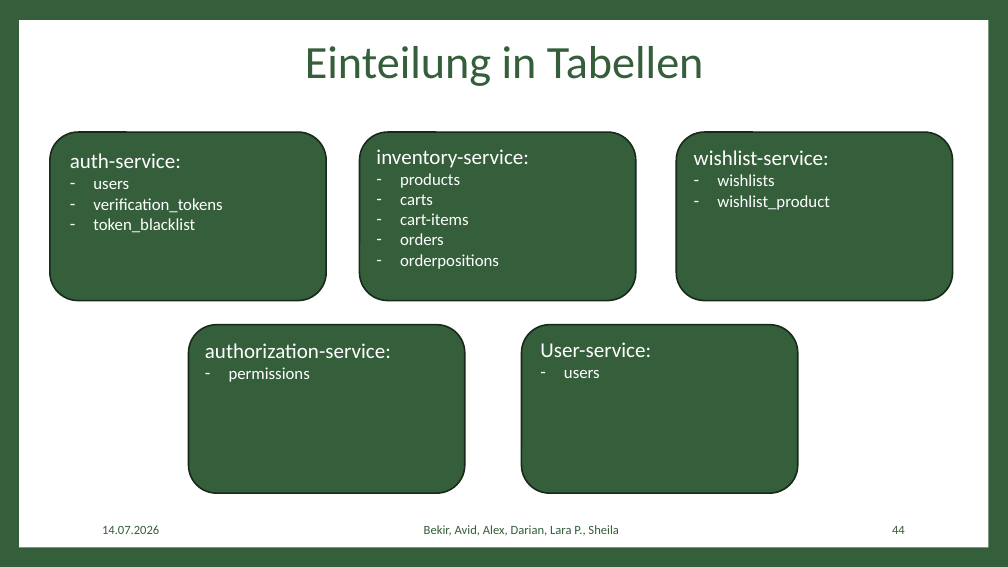
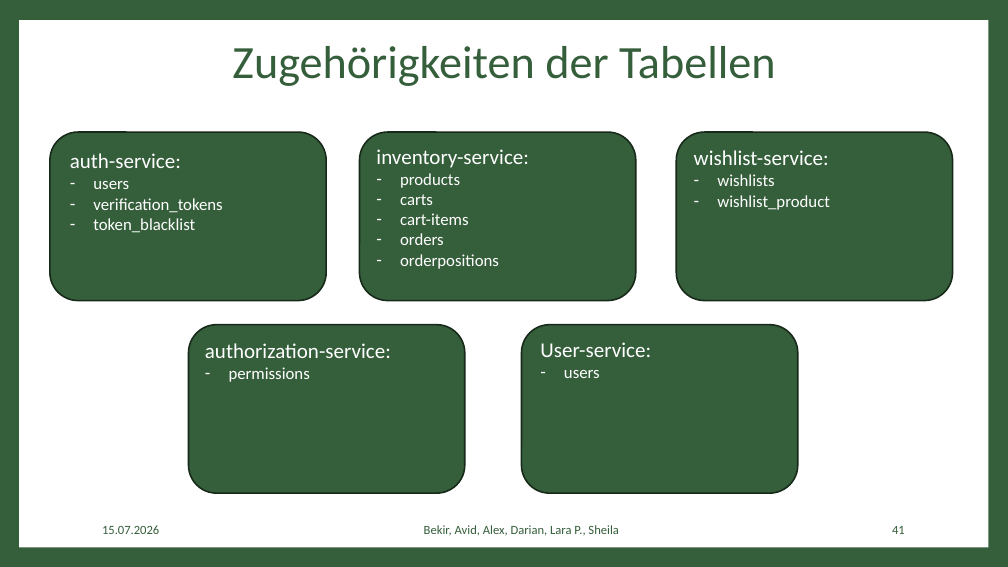
Before and after one commit to bekirtahagd/rezeptshop, a slide deck: slide 41 of docs/Web-Engineering.pptx (slide 44 before the commit). Drawn at 1008x567 pixels with LibreOffice and Linux fonts; fonts in the diff are those of the drawing. Boxes give left, top, right and bottom in pixels: in the first picture for what was removed or moved away, otherwise in the second. Text is boxed around its words. In the diff, an @@ line names an element or a change of style, - is before the commit and + after.

```diff
--- a/docs/Web-Engineering.pptx
+++ b/docs/Web-Engineering.pptx
@@ title at [232, 46, 776, 86]: text changed @@
-Einteilung in Tabellen
+Zugehörigkeiten der Tabellen
@@ text at [102, 525, 159, 534]: text changed @@
-14.07.2026
+15.07.2026
@@ page number at [892, 526, 905, 534]: text changed @@
-44
+41
```
Also in this commit, not shown: 42 other slides changed, 5 slides removed, 5 other files.
